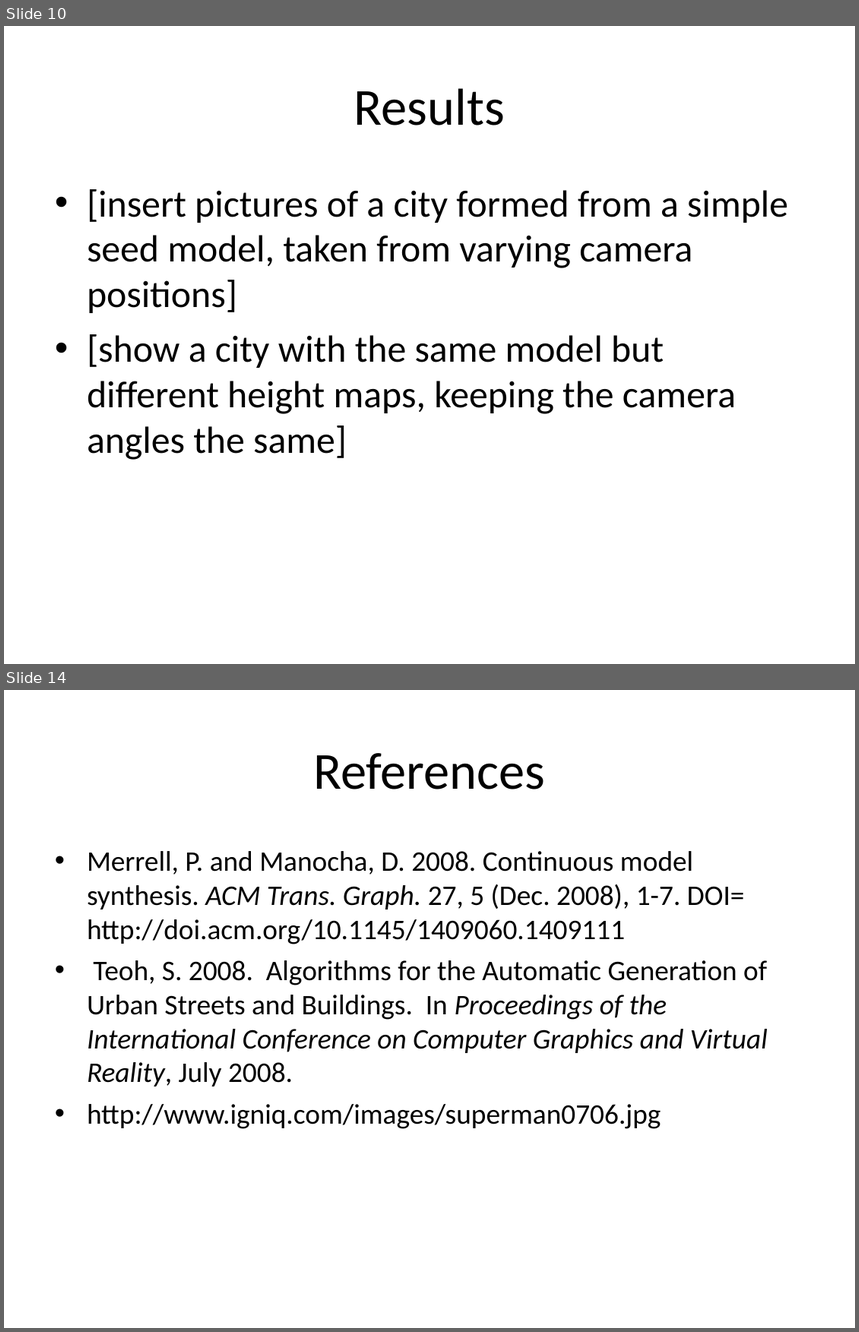
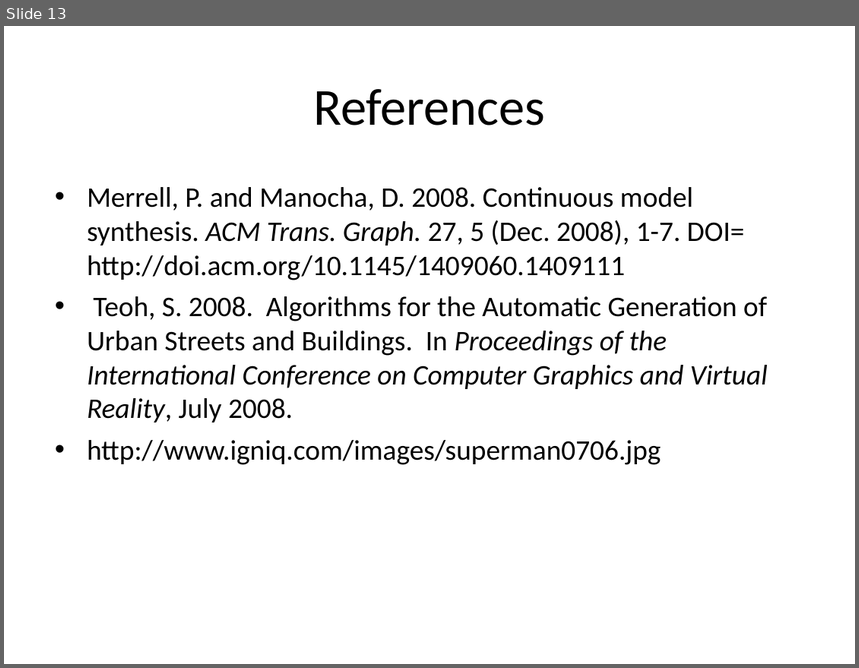
Before and after one commit to reinebold/cs580CMS, a slide deck: Documents/Creating a Procedural City.ppt. Shown one above the other, each under a label of ours: slides 10 and 14 before the commit, slide 13 after it; the slides between them are not shown. The pictures are 859x1332 and 859x668 pixels, drawn with LibreOffice and Linux fonts; fonts in the diff are those of the drawing. Boxes give left, top, right and bottom in pixels: in the first picture for what was removed or moved away, otherwise in the second. Text is boxed around its words. In the diff, an @@ line names an element or a change of style, - is before the commit and + after.

```diff
--- a/Documents/Creating a Procedural City.ppt
+++ b/Documents/Creating a Procedural City.ppt
@@ slide 10 removed at [4, 26, 855, 664], background #FFFFFF @@
@@ title removed at [354, 88, 505, 126] @@
-Results
@@ text removed at [87, 189, 788, 460] @@
-• [insert pictures of a city formed from a simple seed model, taken from varying camera positions]
-• [show a city with the same model but different height maps, keeping the camera angles the same]
@@ what was slide 14 is now slide 13 @@
```
Also in this commit, not shown: 9 slides changed, 5 slides added, 3 other slides removed, 1 other file.
